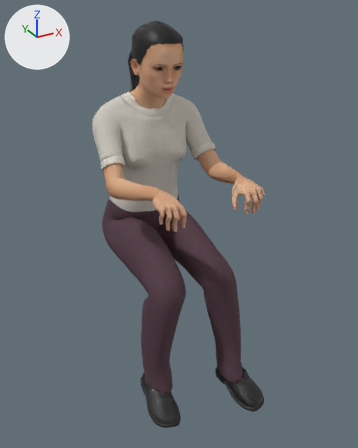
The glTF model assets/props/people-ava-sit-type-30.glb: old version first, new version second.
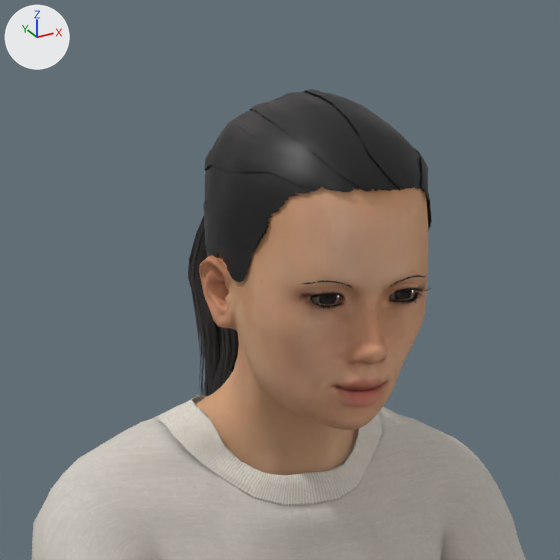
Old and new are each drawn whole from a camera (50 mm lens) standing at (-0.709, -1.173, 0.232) and looking at (0.01, 0.136, -0.422) and again close up on the part from 24% to 59% of the width and 0% to 29% of the height. Every picture has the same lights, and +X, +Y and +Z are marked at upper left. The last two pictures show the newer version. Vertices at exactly the same position are counted once.

Script lines for the objects in view, before the commit:
```python
me_base_001 = bpy.data.meshes.new('base.001')
me_base_001.from_pydata(...)  # 29648 vertices, 55482 faces; spans x -0.21..0.21, y -0.189..0.488, z -1.003..0.193
me_base_001.materials.append(mat_human_body)  # picture img_people_ava_sit_type_30__2_young_lightskinned_female_diffuse3_png
me_base_001.materials.append(mat_human_eyebrow006)
me_base_001.materials.append(mat_human_eyelashes02)
me_base_001.materials.append(mat_human_low_poly)  # picture img_people_ava_sit_type_30__1_brown_eye_png_001
me_base_001.materials.append(mat_human_eyes_cornea)  # black #000000
me_base_001.materials.append(mat_human_ponytail01)
me_base_001.materials.append(mat_human_shoes04)
me_base_001.materials.append(mat_human_teeth_base)  # picture img_teeth
me_base_001.materials.append(mat_human_toigo_basic_tucked_t_shirt)  # picture img_people_ava_sit_type_30__5_t_shirt_basic_png
me_base_001.materials.append(mat_human_toigo_wool_pants)  # picture img_people_ava_sit_type_30__6_pants_wool_png
ob_people_ava_sit_type_30 = bpy.data.objects.new('people-ava-sit-type-30', me_base_001)
ob_people_ava_sit_type_30.location = (0.0, 0.0, 0.0)
```
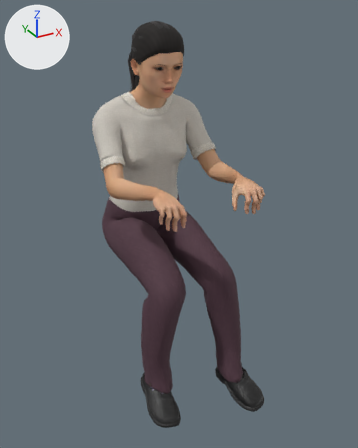
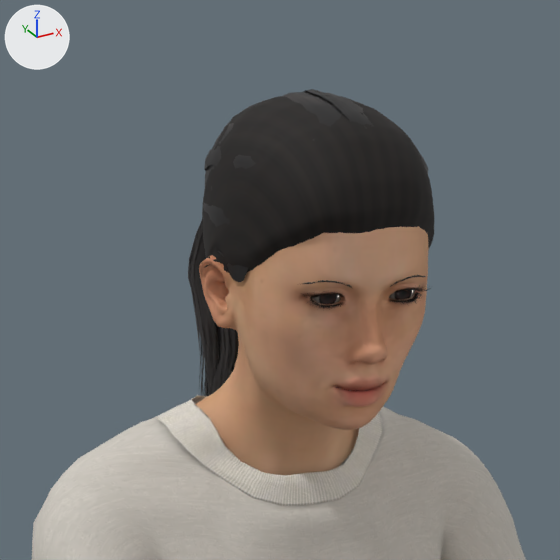
Location of each change, (x1, y1, x2, y2) in pixels of the close-ups (560 x 560 px):
part 1 of me_base_001, added: after (202, 96, 434, 273)

The edits, one by one:
Picture 'people-ava-sit-type-30--root-fibres' (img_people_ava_sit_type_30__root_fibres) is new.
Material 'Human.brushed_roots_hair' (mat_human_brushed_roots_hair) is new.
Its texture is img_people_ava_sit_type_30__root_fibres.
Its roughness is 0.82.
me_base_001 is used by ob_people_ava_sit_type_30; location (0.0, 0.0, 0.0).
me_base_001 had 29648 vertices, 55482 faces and spanned x -0.21..0.21, y -0.189..0.488, z -1.003..0.193.
me_base_001 now has 32113 vertices, 60322 faces and spans x -0.21..0.21, y -0.189..0.488, z -1.003..0.193.
me_base_001 part 1: a new loose piece of 2465 vertices spanning x -0.08..0.081, y 0.16..0.345, z 0.028..0.19, in mat_human_brushed_roots_hair (picture img_people_ava_sit_type_30__root_fibres).
me_base_001 gains material mat_human_brushed_roots_hair (picture img_people_ava_sit_type_30__root_fibres).
